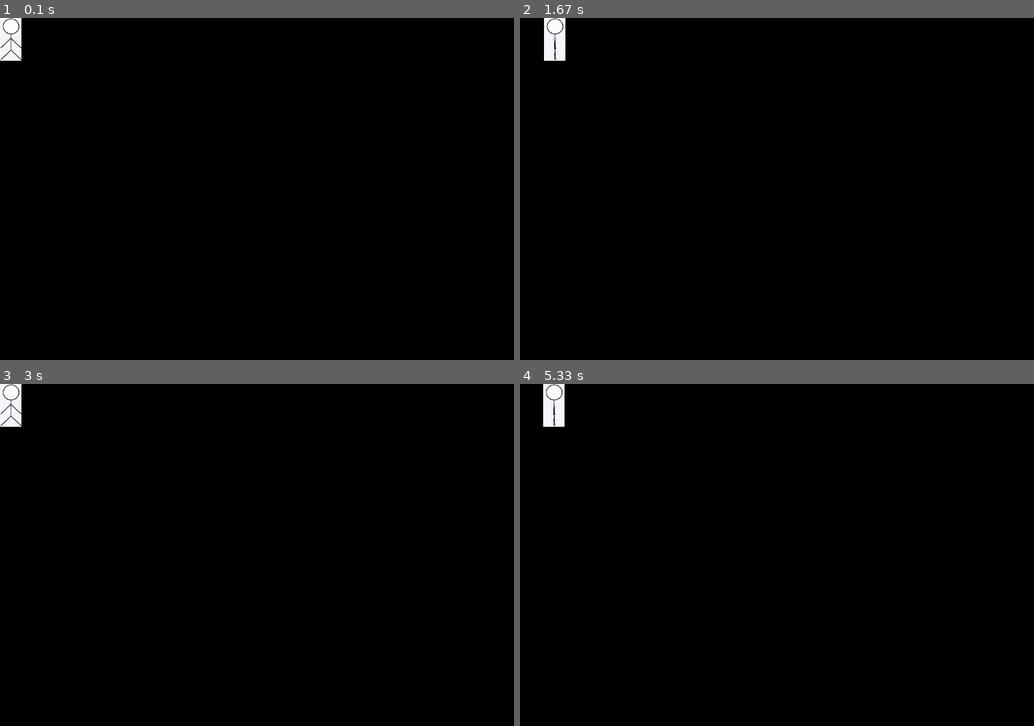
Above: before the commit, frames 1-4 (two rows, left to right).
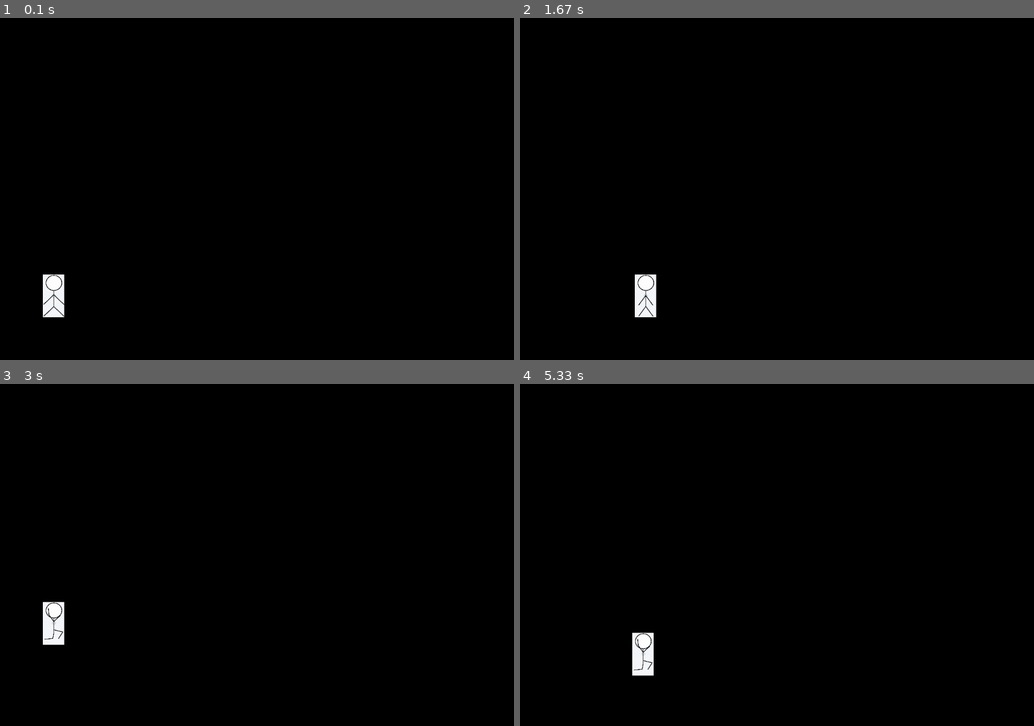
Above: after the commit, the same moments.

Repository: andy-miao-gu/SuperMario_game_using_Pygame
Game: pygame game, started from mario.py
Two runs of this game, one before a commit and one after it. Both use one fixed random seed, a clock stepped at 60 frames per second and the inputs below.
Inputs:
- Up to frame 1 (0.1 s): no input
- Up to frame 2 (1.67 s): hold Right 0.33-0.8 s; hold Up 0.83-1.13 s; hold Right 1.17-1.63 s
- Up to frame 3 (3 s): hold Left 1.67-2.2 s; hold Left 2.23-2.63 s; hold Up from 2.67 s (still down)
- Up to frame 4 (5.33 s): release Up at 3.03 s; hold Right 3.07-3.7 s; hold Left 3.73-4.2 s; hold Right 4.23-4.7 s; hold Up 4.73-5.03 s; hold Right from 5.07 s (still down)

The runs differ from the first frame. In frame 1, 1.0% of the frame differs, in the area x 0-13%, y 0-88%; in frame 2, 1.0%; in frame 3, 1.1%, in the area x 0-13%, y 0-77%; in frame 4, 1.1%.

Commit message:
Update mario.py

Diff:
--- a/mario.py
+++ b/mario.py
@@ -4,58 +4,77 @@
     def __init__(self):
         super().__init__()
         self.specimages = []
-        self.jumpimages=[]
+        self.jumpimages = []
         self.load_images()
         self.current_image_index = 0
         self.image = self.specimages[self.current_image_index]
+        self.rect = self.image.get_rect()
+        self.rect.x = 100
+        self.rect.y = 600  # ground level
 
-        self.rect = self.image.get_rect()
+        self.is_jumping = False
+        self.jump_speed = -10
+        self.gravity = 0.5
+        self.velocity_y = 0
+        self.jump_index = 0
 
     def load_images(self):
-        # Load images from the folder and store them in a list
-        for i in range(1, 14):  # Assuming you have 12 Stickman images
+        for i in range(1, 14):
             img = pygame.image.load(f'Assets/images/Stickman/Stickman walk/Stickman {i}.png')
-            img = pygame.transform.scale(img, (50, 100))  # Adjust size
+            img = pygame.transform.scale(img, (50, 100))
             self.specimages.append(img)
-        for i in range (1,4):
+        for i in range(1, 4):
             img = pygame.image.load(f'Assets/images/Stickman/Jump/Jump {i}.png')
-            img = pygame.transform.scale(img, (50, 100))  # Adjust size
+            img = pygame.transform.scale(img, (50, 100))
             self.jumpimages.append(img)
 
     def draw(self, screen):
         screen.blit(self.image, (self.rect.x, self.rect.y))
 
     def update(self, image_index):
-        # Update the image index based on the key presses (left or right)
-        self.current_image_index = image_index % len(self.specimages)
-        self.image = self.specimages[self.current_image_index]
+        if self.is_jumping:
+            # Show jump image
+            self.jump_index = int((self.jump_index + 0.2) % len(self.jumpimages))
+            self.image = self.jumpimages[int(self.jump_index)]
+            self.velocity_y += self.gravity
+            self.rect.y += self.velocity_y
+
+            if self.rect.y >= 600:
+                self.rect.y = 600
+                self.is_jumping = False
+                self.velocity_y = 0
+        else:
+            # Walking animation
+            self.current_image_index = image_index % len(self.specimages)
+            self.image = self.specimages[self.current_image_index]
 
 if __name__ == "__main__":
     pygame.init()
     screen = pygame.display.set_mode((1200, 800))
     mario = Mario()
+    clock = pygame.time.Clock()
+
     running = True
-    image_index = 0  # Variable to hold the image index
-    jump_index = 0
-    mario.load_images()
+    image_index = 0
+
     while running:
+        clock.tick(60)
         for event in pygame.event.get():
             if event.type == pygame.QUIT:
                 running = False
 
-        keys = pygame.key.get_pressed()  # Get state of all keys
+        keys = pygame.key.get_pressed()
         if keys[pygame.K_LEFT]:
-            image_index += 0.154 # Increment index when left key is pressed
-            mario.rect.x -= 0.7  # Move left
+            image_index += 0.2
+            mario.rect.x -= 3
         if keys[pygame.K_RIGHT]:
-            image_index -= 0.154  # Decrement index when right key is pressed
-            mario.rect.x += 0.7  # Move left
-        if keys[pygame.K_UP]:
-            mario.image = mario.jumpimages[0]
-            jump_index += 0.1
+            image_index += 0.2
+            mario.rect.x += 3
+        if keys[pygame.K_UP] and not mario.is_jumping:
+            mario.is_jumping = True
+            mario.velocity_y = mario.jump_speed
 
-
-        screen.fill((0,0,0))
+        screen.fill((0, 0, 0))
         mario.update(int(image_index))
         mario.draw(screen)
         pygame.display.update()
